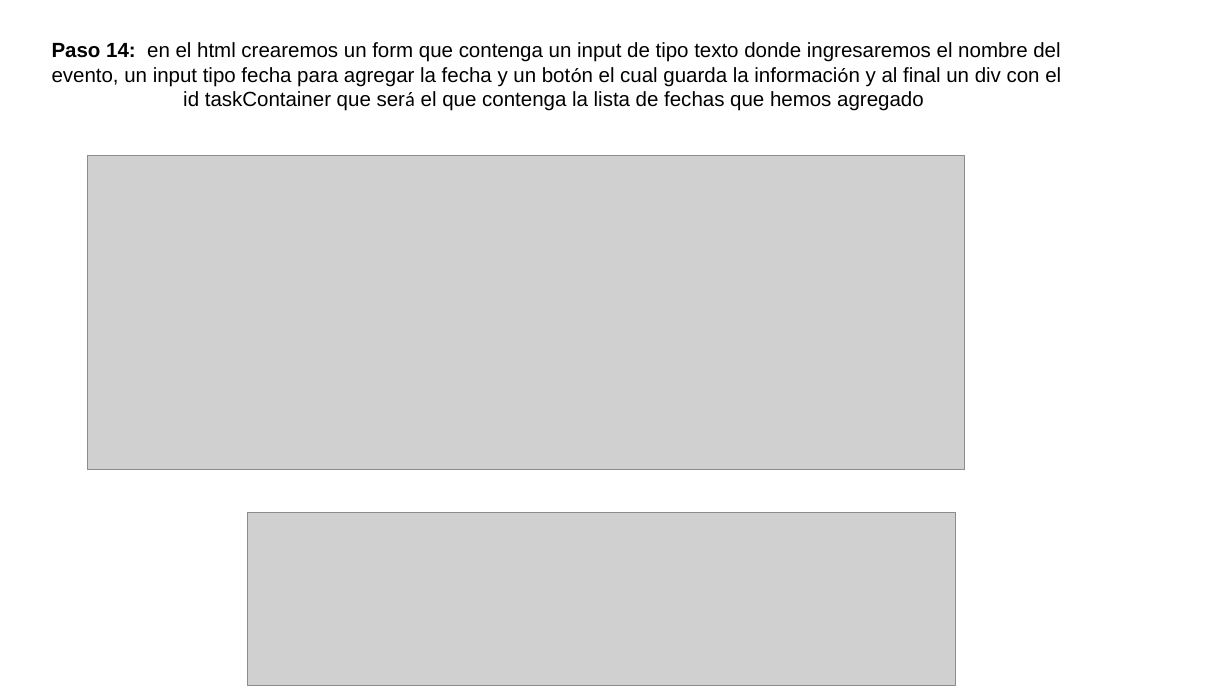
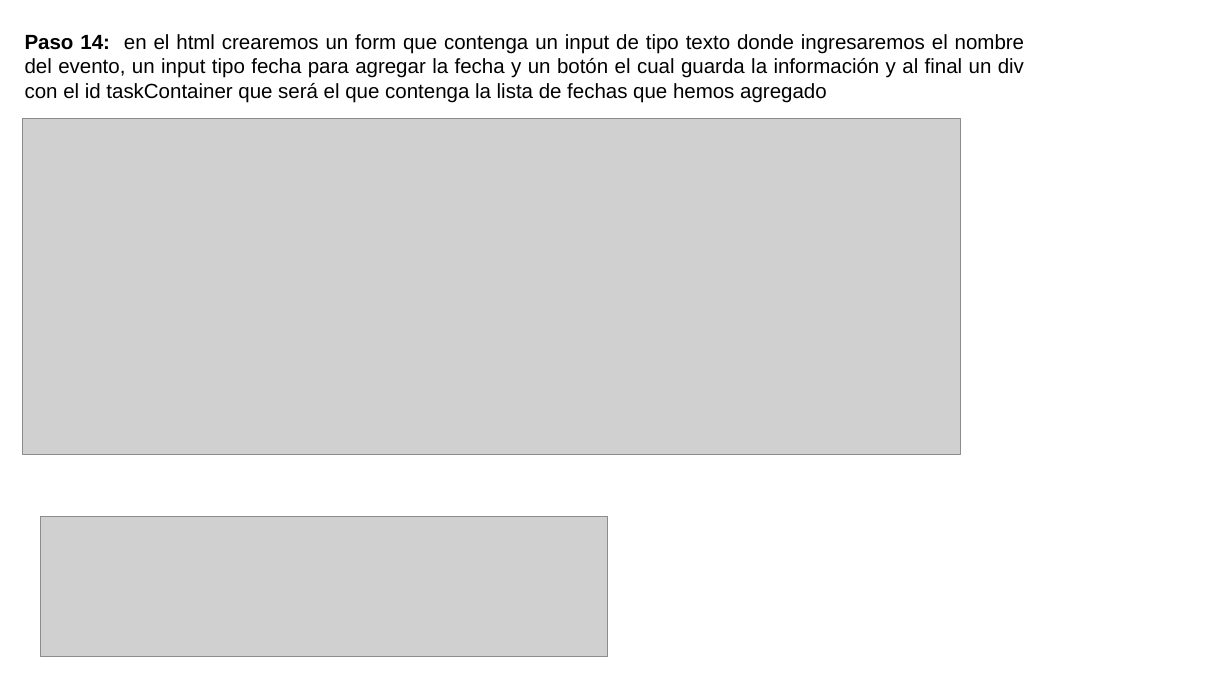
Before and after one commit to ADS02023/eventoDias, a slide deck: slide 22 of DiasEventos.pptx (slide 21 before the commit). Drawn at 1232x693 pixels with LibreOffice and Linux fonts; fonts in the diff are those of the drawing; grey boxes stand for pictures; background and template pictures are left out. Boxes give left, top, right and bottom in pixels: in the first picture for what was removed or moved away, otherwise in the second. Text is boxed around its words. In the diff, an @@ line names an element or a change of style, - is before the commit and + after.

```diff
--- a/DiasEventos.pptx
+++ b/DiasEventos.pptx
@@ text "Paso 14: en el html ...": place and size @@
-text "Paso 14: en el html ..." at (52,42,1061,111)
+text "Paso 14: en el html ..." at (25,34,1024,103)
@@ text "Paso 14: en el html ..." at (25,34,1024,103): font Calibri to Arial in "botón información será"; alignment centre to justified @@
@@ picture: place and size @@
-picture at (88,155,965,470)
+picture at (23,118,960,455)
@@ picture: place and size @@
-picture at (248,513,956,686)
+picture at (41,517,608,657)
```
Also in this commit, not shown: 15 other slides changed, 13 slides added, 2 slides removed, 4 other files.
